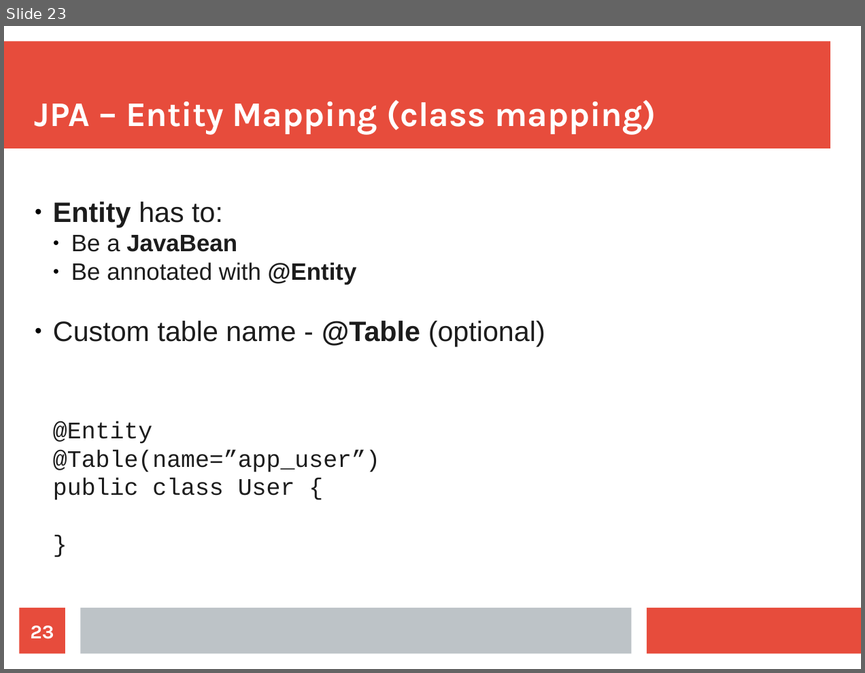
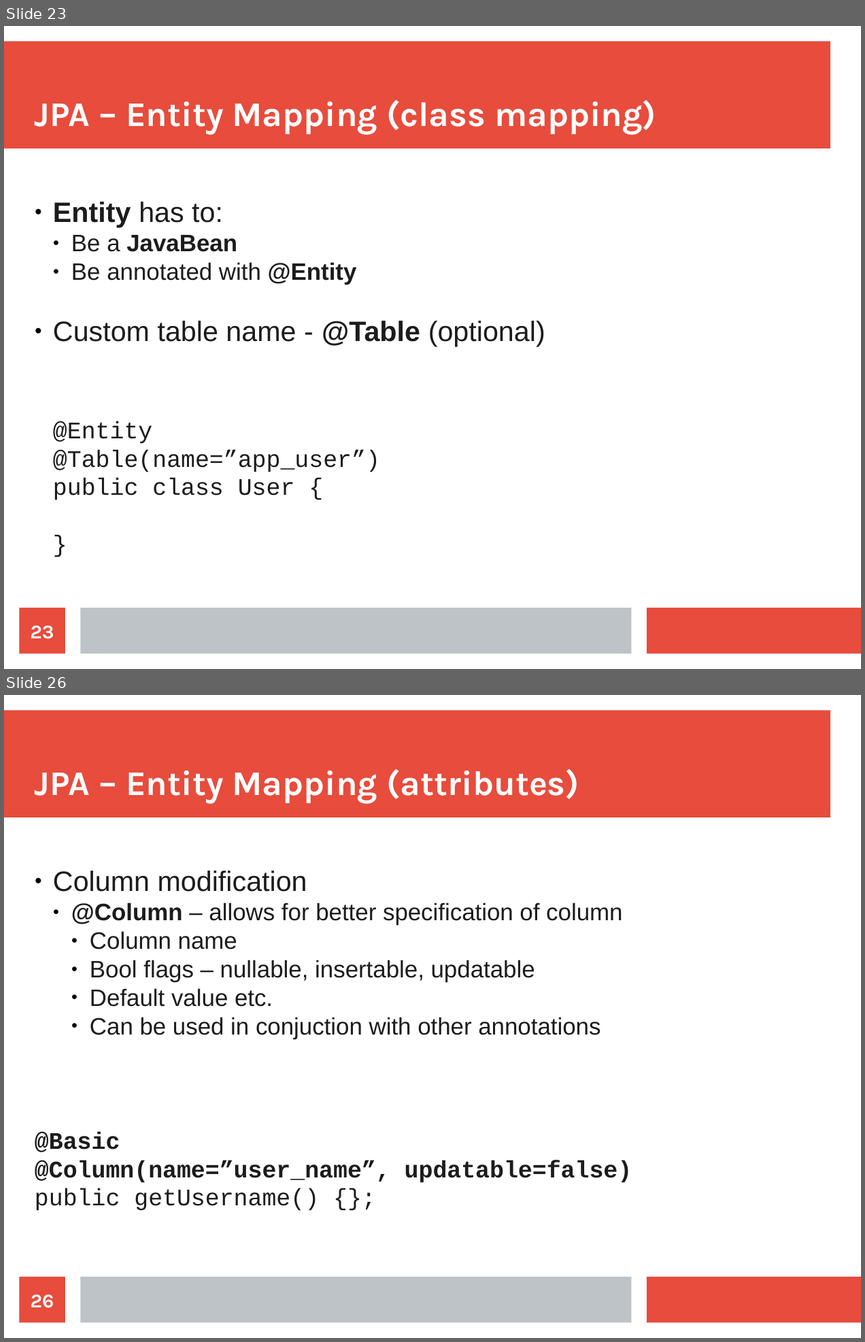
Before and after one commit to maxotta/pia-labs, a slide deck: lectures/persistence.odp. Shown one above the other, each under a label of ours: slide 23 before the commit, slides 23 and 26 after it; the slides between them are not shown. The pictures are 865x673 and 865x1342 pixels, drawn with LibreOffice and Linux fonts; fonts in the diff are those of the drawing. Boxes give left, top, right and bottom in pixels: in the first picture for what was removed or moved away, otherwise in the second. Text is boxed around its words. In the diff, an @@ line names an element or a change of style, - is before the commit and + after.

```diff
--- a/lectures/persistence.odp
+++ b/lectures/persistence.odp
@@ slide 26 added at [4, 695, 861, 1338], background #FFFFFF; not listed: 3 template elements that a slide beside it also shows @@
@@ title added at [35, 769, 579, 803], 32 pt, text #FFFFFF, bold @@
+JPA – Entity Mapping (attributes)
@@ subtitle added at [35, 870, 632, 1210], 22 pt, text #1C1C1C @@
+● Column modification
+  ● @Column – allows for better specification of column
+    ● Column name
+    ● Bool flags – nullable, insertable, updatable
+    ● Default value etc.
+    ● Can be used in conjuction with other annotations
+@Basic
+@Column(name=”user_name”, updatable=false)
+public getUsername() {};
@@ page number added at [20, 1276, 65, 1323], fill #E74C3C, 18 pt, text #FFFFFF, bold @@
+26
```
Also in this commit, not shown: 2 slides changed, 11 other slides added.
